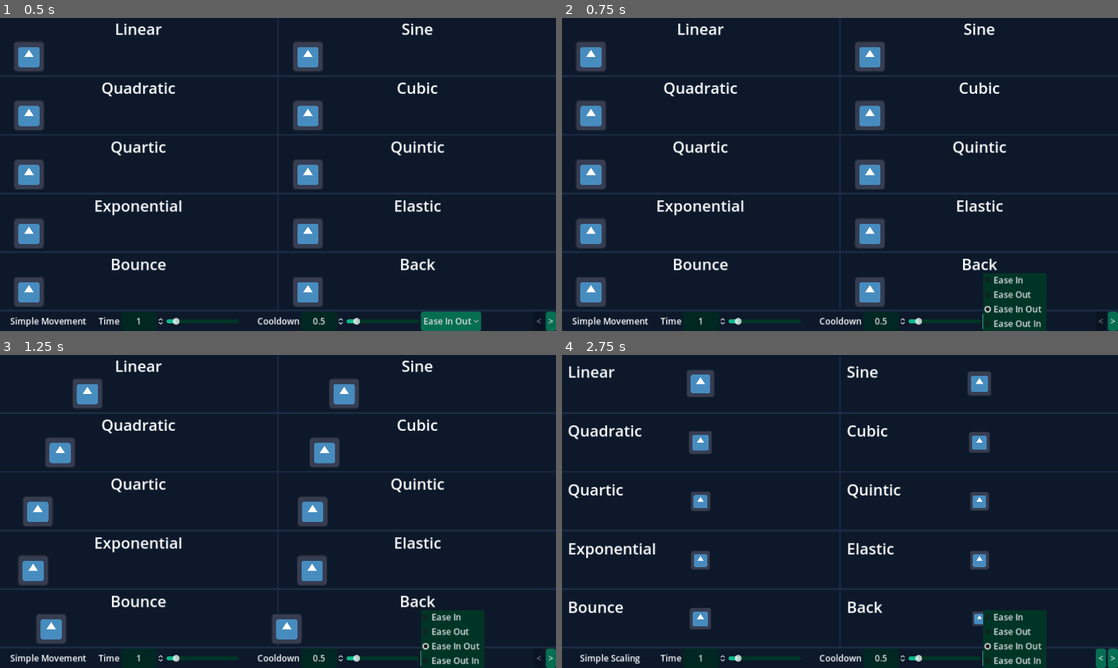
Above: before the commit, frames 1-4 (two rows, left to right).
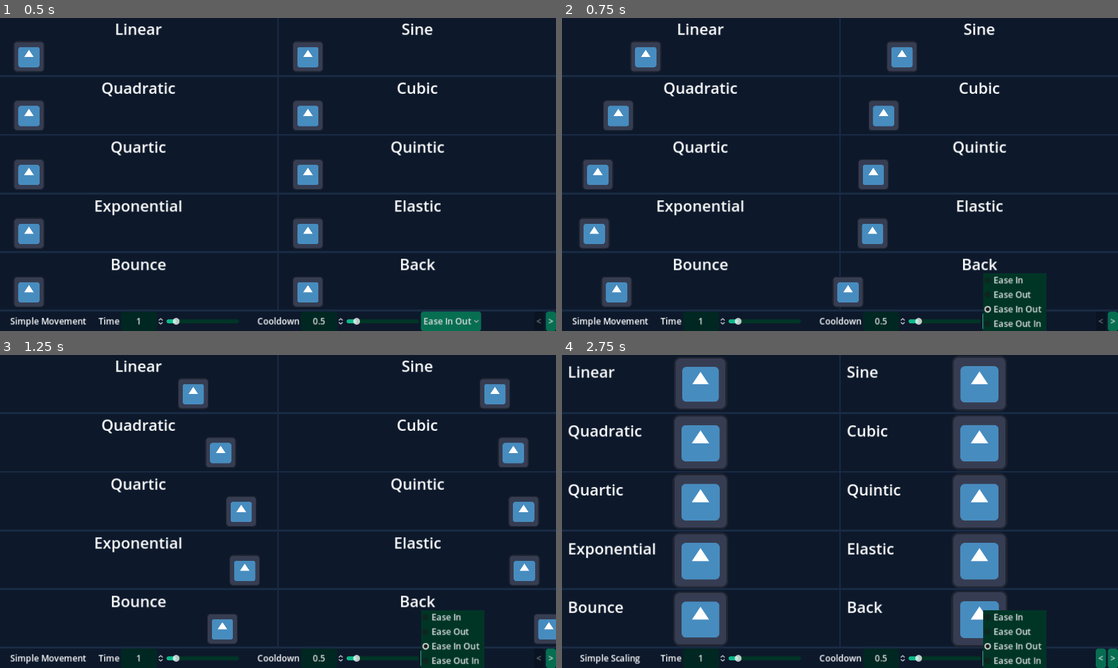
Above: after the commit, the same moments.

Repository: popcar2/Godot_Tween_Comparisons
Game: Godot game, scene res://Scenes/1_Movement.tscn
The game is run twice, just before and just after one commit, with the same random seed, the same clock (stepped at 60 frames per second) and the same inputs. The engine's default icon, where the game draws it, is replaced by a stand-in: a white triangle on a blue panel in a dark square.
Inputs:
- Up to frame 1 (0.5 s): no input
- Up to frame 2 (0.75 s): click "Ease In Out" at 0.5 s
- Up to frame 3 (1.25 s): no input
- Up to frame 4 (2.75 s): click ">" at 1.25 s; click "Ease In Out" at 2 s

Frame 1 is identical in both runs. In frame 2, 6.0% of the frame differs, in the area x 2-64%, y 7-93%; in frame 3, 9.5%; in frame 4, 14%, in the area x 20-80%, y 0-93%.

Commit message:
Reset timer on scene change

Diff:
--- a/Project/Scripts/SceneController.gd
+++ b/Project/Scripts/SceneController.gd
@@ -23,6 +23,7 @@
 
 func _ready():
 	tween_controller.begin_tween.connect(activate_tweens)
+	tween_controller.reset_timer()
 
 	# update settings
 	time_spinbox.value = tween_controller.get_time()
--- a/Project/Scripts/TweenController.gd
+++ b/Project/Scripts/TweenController.gd
@@ -31,3 +31,8 @@
 
 func get_ease():
 	return ease_type
+
+func reset_timer():
+	timer.stop()
+	await get_tree().create_timer(0.5).timeout
+	_on_timer_timeout()
